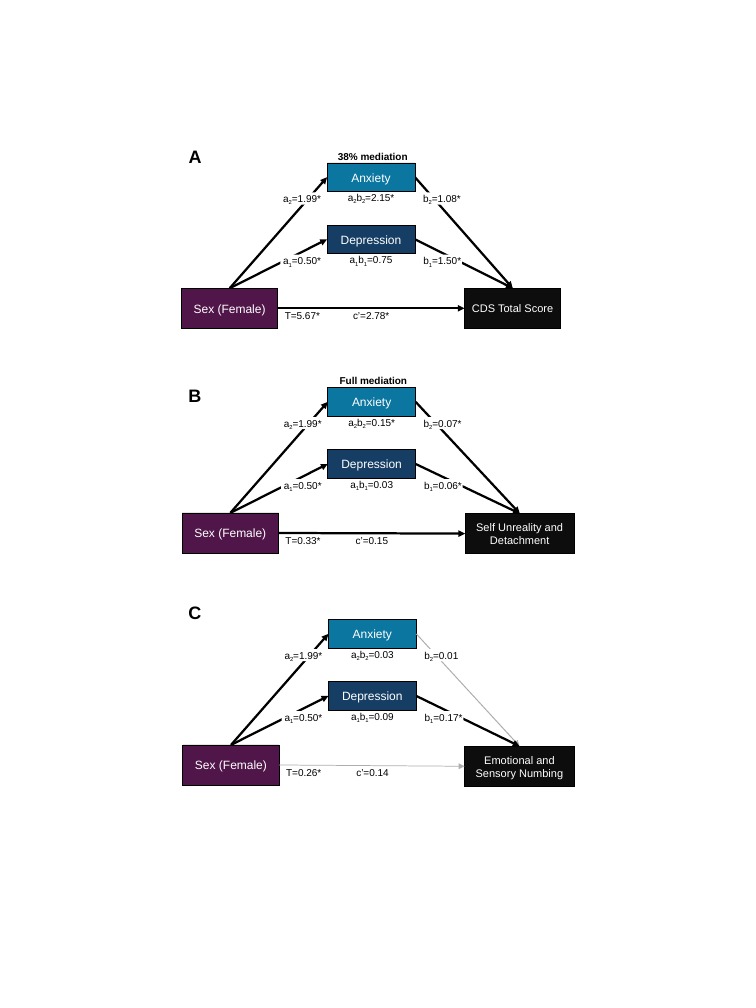
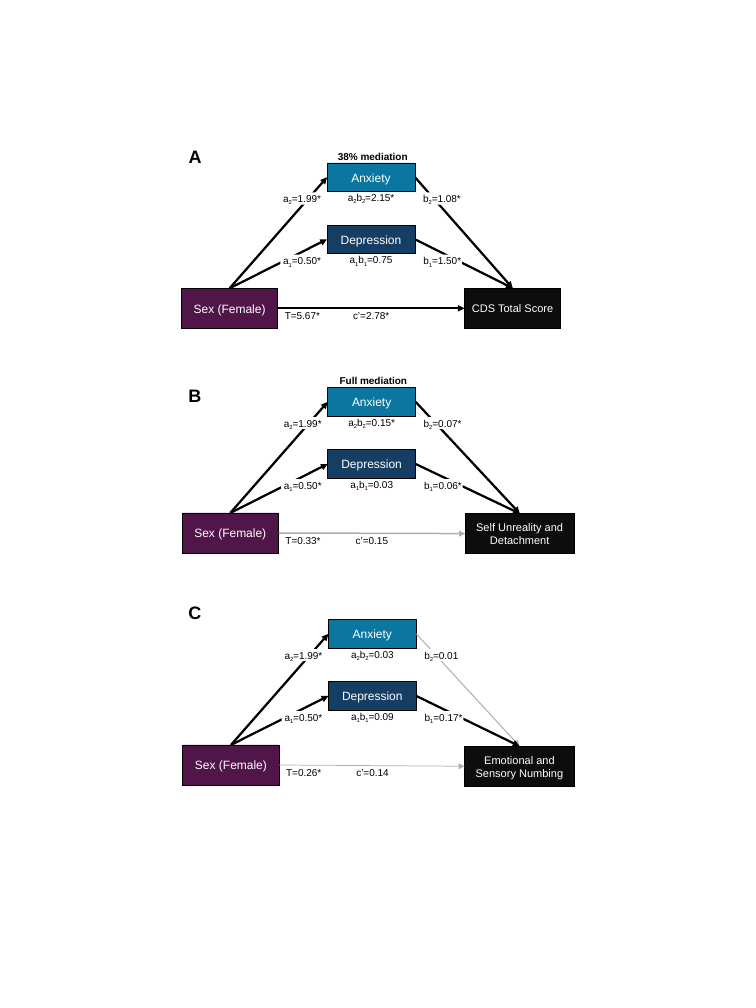
Before and after one commit to MaeGobi/2025-2027_CDS_general_pop, a slide deck: slide 1 of figures/Fig. Mediation_SEM.pptx. Drawn at 756x1008 pixels with LibreOffice and Linux fonts; fonts in the diff are those of the drawing. Boxes give left, top, right and bottom in pixels: in the first picture for what was removed or moved away, otherwise in the second. Text is boxed around its words. In the diff, an @@ line names an element or a change of style, - is before the commit and + after.

```diff
--- a/figures/Fig. Mediation_SEM.pptx
+++ b/figures/Fig. Mediation_SEM.pptx
@@ arrow (279, 533) - (465, 534): stroke #000000 2.25 pt to #AEAEAE 1.5 pt @@
```
Also in this commit, not shown: 22 other files.
